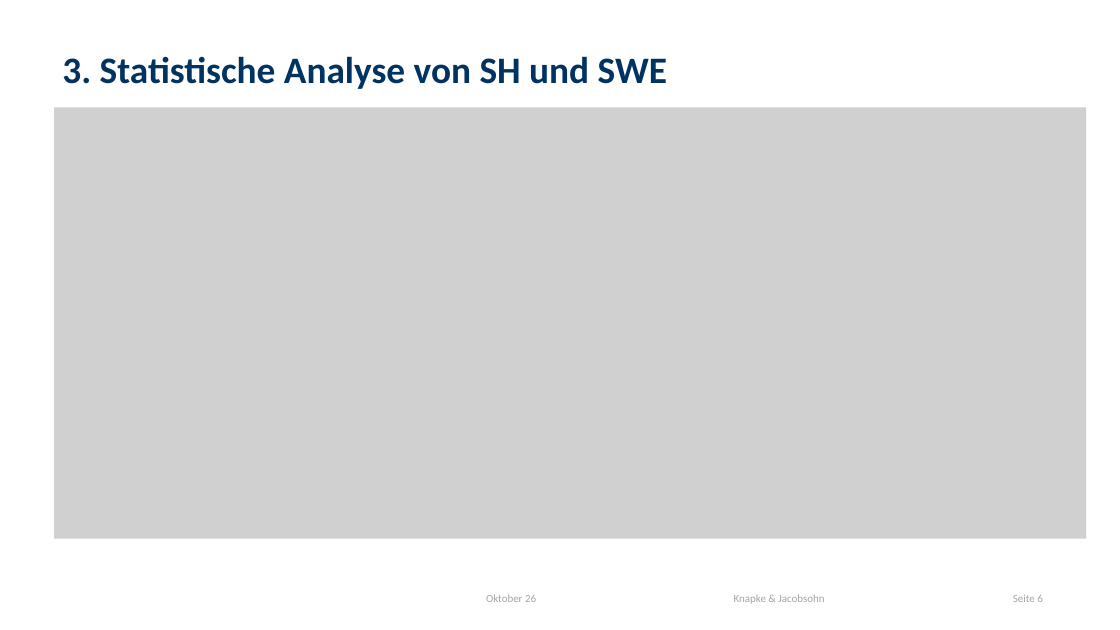
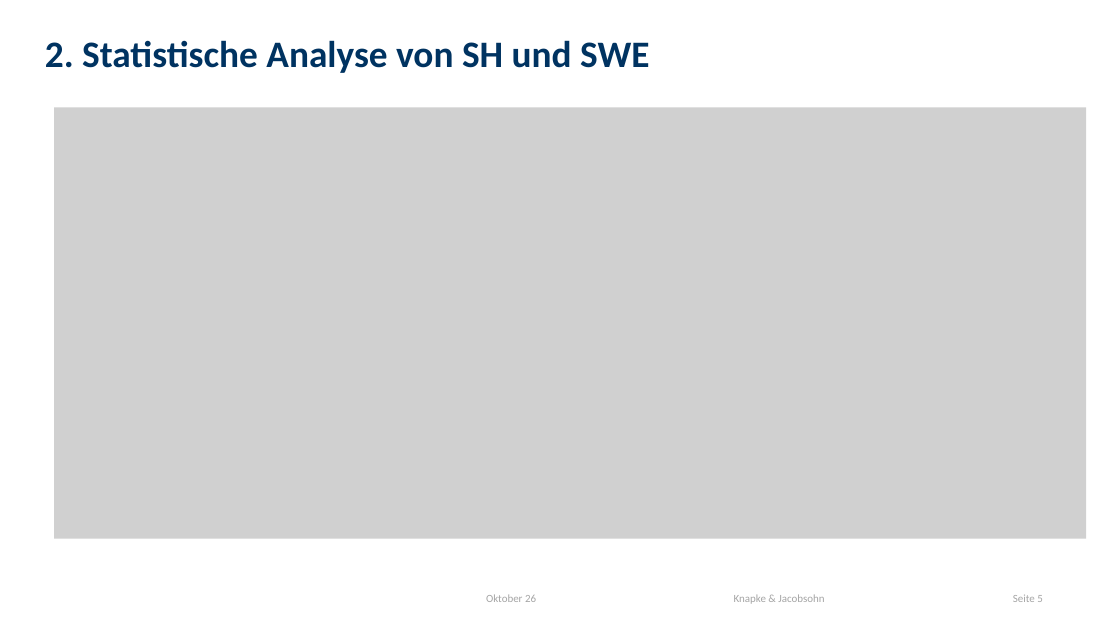
Before and after one commit to 20jacobs/Snow_rofental, a slide deck: slide 5 of Schnee_Datenanalyse.pptx (slide 6 before the commit). Drawn at 1120x630 pixels with LibreOffice and Linux fonts; fonts in the diff are those of the drawing; grey boxes stand for pictures; background and template pictures are left out. Boxes give left, top, right and bottom in pixels: in the first picture for what was removed or moved away, otherwise in the second. Text is boxed around its words. In the diff, an @@ line names an element or a change of style, - is before the commit and + after.

```diff
--- a/Schnee_Datenanalyse.pptx
+++ b/Schnee_Datenanalyse.pptx
@@ text at (45, 40, 649, 73): text changed @@
-3. Statistische Analyse von SH und SWE
+2. Statistische Analyse von SH und SWE
```
Also in this commit, not shown: 6 other slides changed, 1 slide added, 6 other files.
